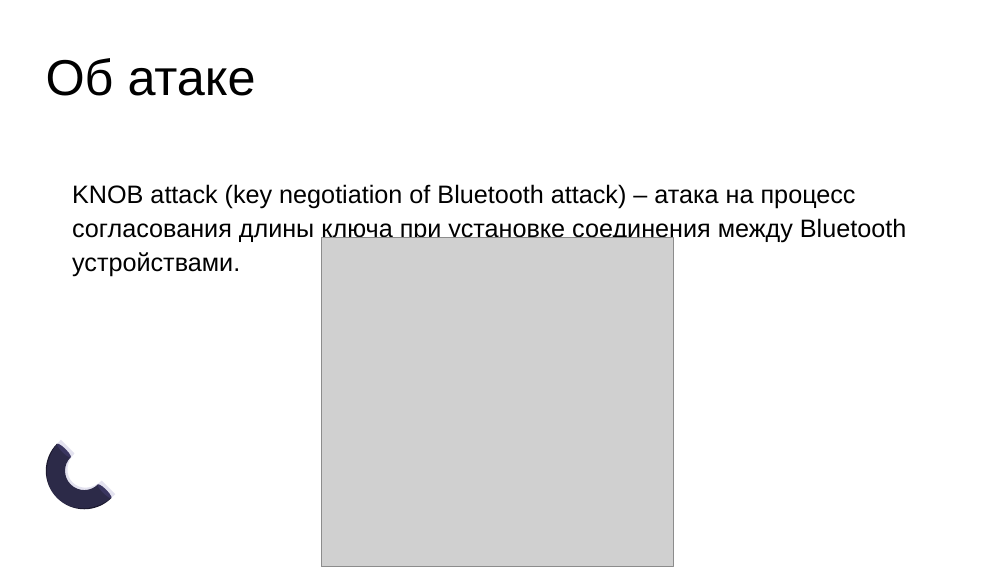
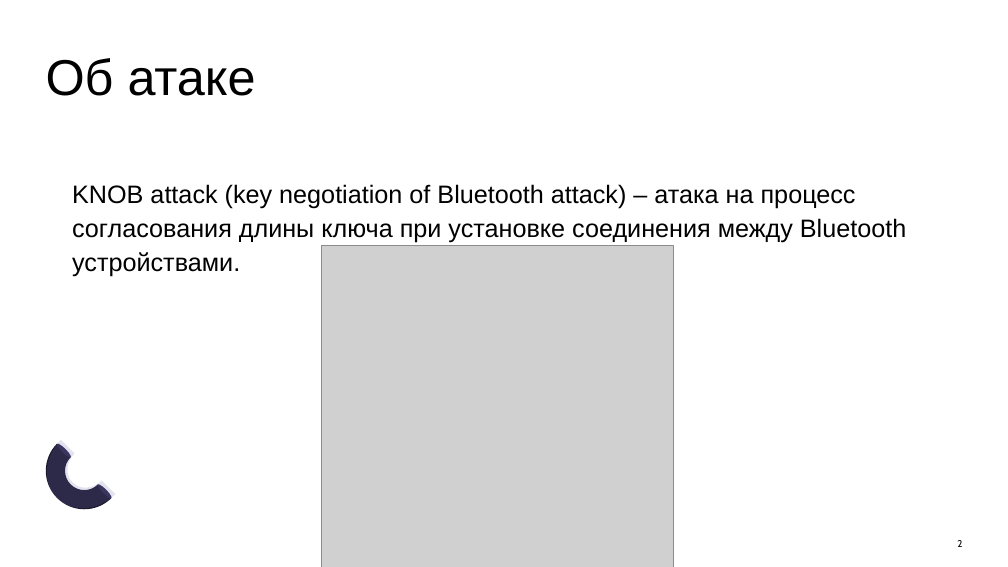
Before and after one commit to Ivanio1/itmo-3course, a slide deck: slide 2 of Семестр 5/АК/lab1/Атака «ручкой» или как KNOB-атака способна взломать Bluetooth и украсть ваши данные..pptx. Drawn at 1008x567 pixels with LibreOffice and Linux fonts; fonts in the diff are those of the drawing; grey boxes stand for pictures. Boxes give left, top, right and bottom in pixels: in the first picture for what was removed or moved away, otherwise in the second. Text is boxed around its words. In the diff, an @@ line names an element or a change of style, - is before the commit and + after.

```diff
--- a/Семестр 5/АК/lab1/Атака «ручкой» или как KNOB-атака способна взломать Bluetooth и украсть ваши данные..pptx
+++ b/Семестр 5/АК/lab1/Атака «ручкой» или как KNOB-атака способна взломать Bluetooth и украсть ваши данные..pptx
@@ picture: place and size @@
-picture at box(322, 238, 673, 566)
+picture at box(322, 246, 673, 567)
@@ page number added at box(957, 540, 962, 547), 7 pt, text #000000 @@
+2
```
Also in this commit, not shown: 16 other slides changed, 1 slide added, 1 slide removed, 6 other files.
